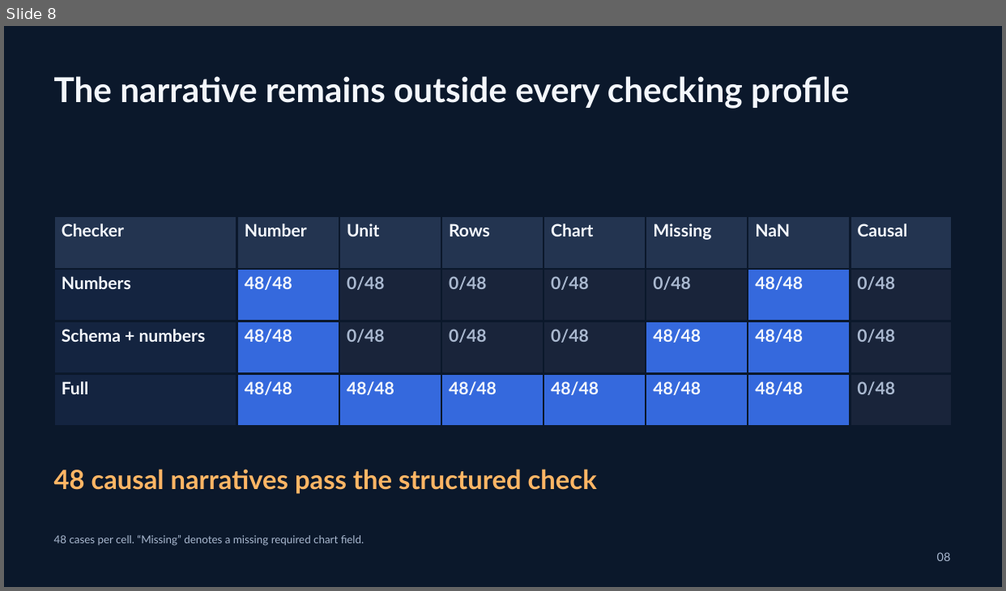
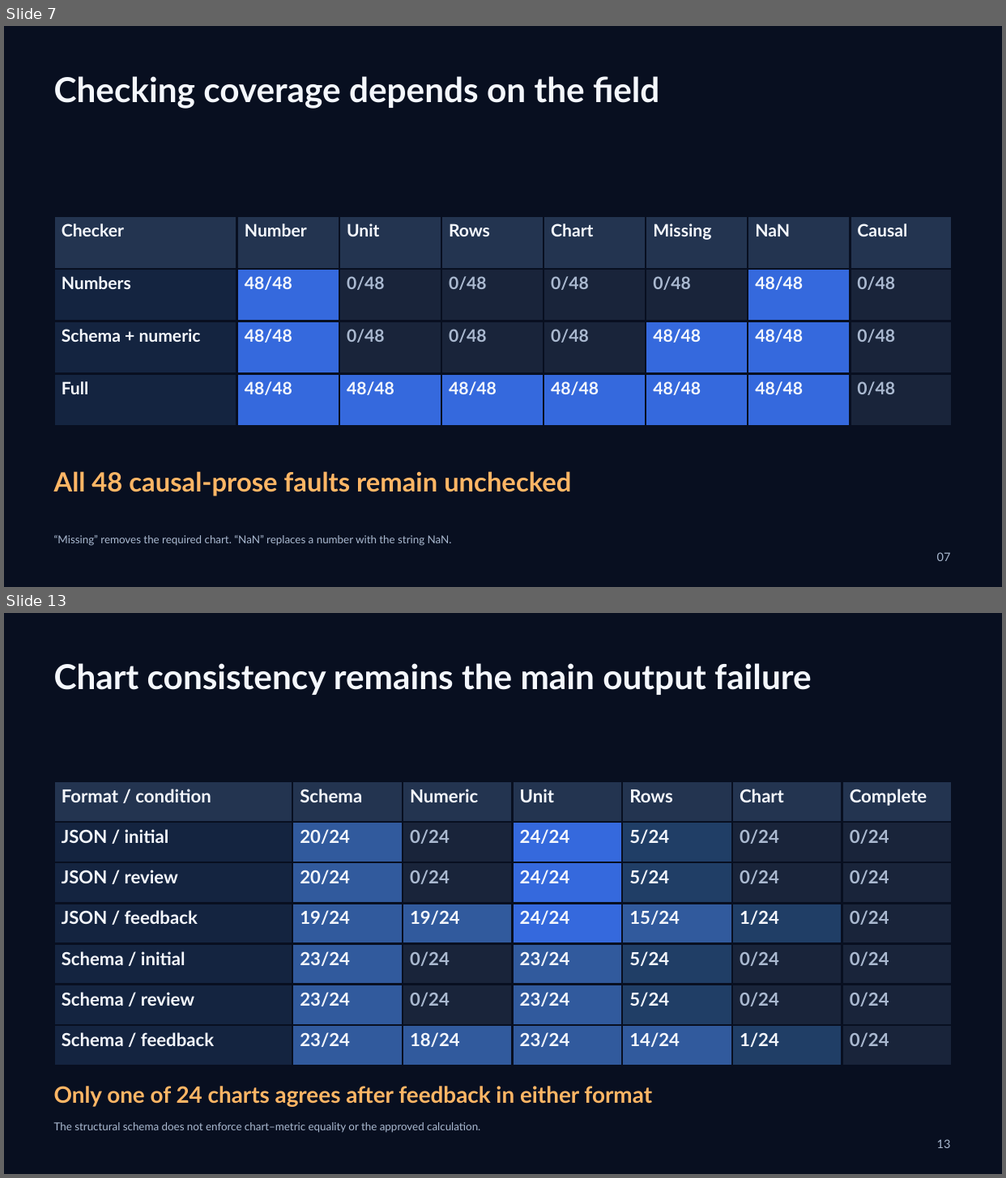
Before and after one commit to naazzarov/trustverify-ai-analysis, a slide deck: presentation/TrustVerify-Dark-Defense.pptx. Shown one above the other, each under a label of ours: slide 8 before the commit, slides 7 and 13 after it; the slides between them are not shown. The pictures are 1006x591 and 1006x1178 pixels, drawn with LibreOffice and Linux fonts; fonts in the diff are those of the drawing. Boxes give left, top, right and bottom in pixels: in the first picture for what was removed or moved away, otherwise in the second. Text is boxed around its words. In the diff, an @@ line names an element or a change of style, - is before the commit and + after.

```diff
--- a/presentation/TrustVerify-Dark-Defense.pptx
+++ b/presentation/TrustVerify-Dark-Defense.pptx
@@ slide 13 added at bbox=[4, 613, 1002, 1174], background #080F20 @@
@@ text added at bbox=[54, 663, 811, 695], 33 pt, text #F4F7FC, bold @@
+Chart consistency remains the main output failure
@@ table added at bbox=[54, 781, 953, 1066], 7 rows, 7 columns @@
+Format / condition | Schema | Numeric | Unit | Rows | Chart | Complete
+JSON / initial | 20/24 | 0/24 | 24/24 | 5/24 | 0/24 | 0/24
+JSON / review | 20/24 | 0/24 | 24/24 | 5/24 | 0/24 | 0/24
+JSON / feedback | 19/24 | 19/24 | 24/24 | 15/24 | 1/24 | 0/24
+Schema / initial | 23/24 | 0/24 | 23/24 | 5/24 | 0/24 | 0/24
+Schema / review | 23/24 | 0/24 | 23/24 | 5/24 | 0/24 | 0/24
+Schema / feedback | 23/24 | 18/24 | 23/24 | 14/24 | 1/24 | 0/24
@@ text added at bbox=[54, 1086, 652, 1107], 21.8 pt, text #FFB665, bold @@
+Only one of 24 charts agrees after feedback in either format
@@ text added at bbox=[54, 1122, 480, 1133], 10.5 pt, text #AAB9D0 @@
+The structural schema does not enforce chart–metric equality or the approved calculation.
@@ text added at bbox=[937, 1139, 951, 1148], 11.2 pt, text #AAB9D0 @@
+13
@@ what was slide 8 is now slide 7 @@
@@ slide 7 changed as well @@
@@ background #0B182B to #080F20 @@
@@ text at bbox=[54, 76, 659, 109]: text changed @@
-The narrative remains outside every checking profile
+Checking coverage depends on the field
@@ table at bbox=[54, 216, 950, 426] @@
-row 3, column 1: Schema + numbers
+row 3, column 1: Schema + numeric
@@ borders changed @@
@@ text at bbox=[54, 472, 571, 497]: text changed @@
-48 causal narratives pass the structured check
+All 48 causal-prose faults remain unchecked
@@ text at bbox=[54, 535, 452, 546]: text changed @@
-48 cases per cell. “Missing” denotes a missing required chart field.
+“Missing” removes the required chart. “NaN” replaces a number with the string NaN.
@@ text at bbox=[937, 552, 951, 561]: text changed @@
-08
+07
```
Also in this commit, not shown: 6 other slides changed, 14 other slides added, 9 slides removed, 41 other files.
